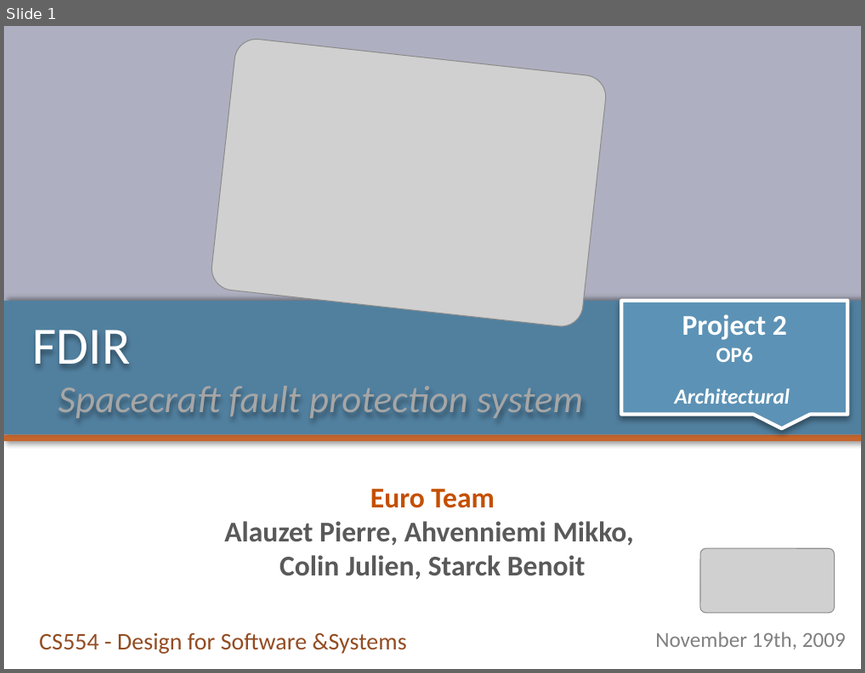
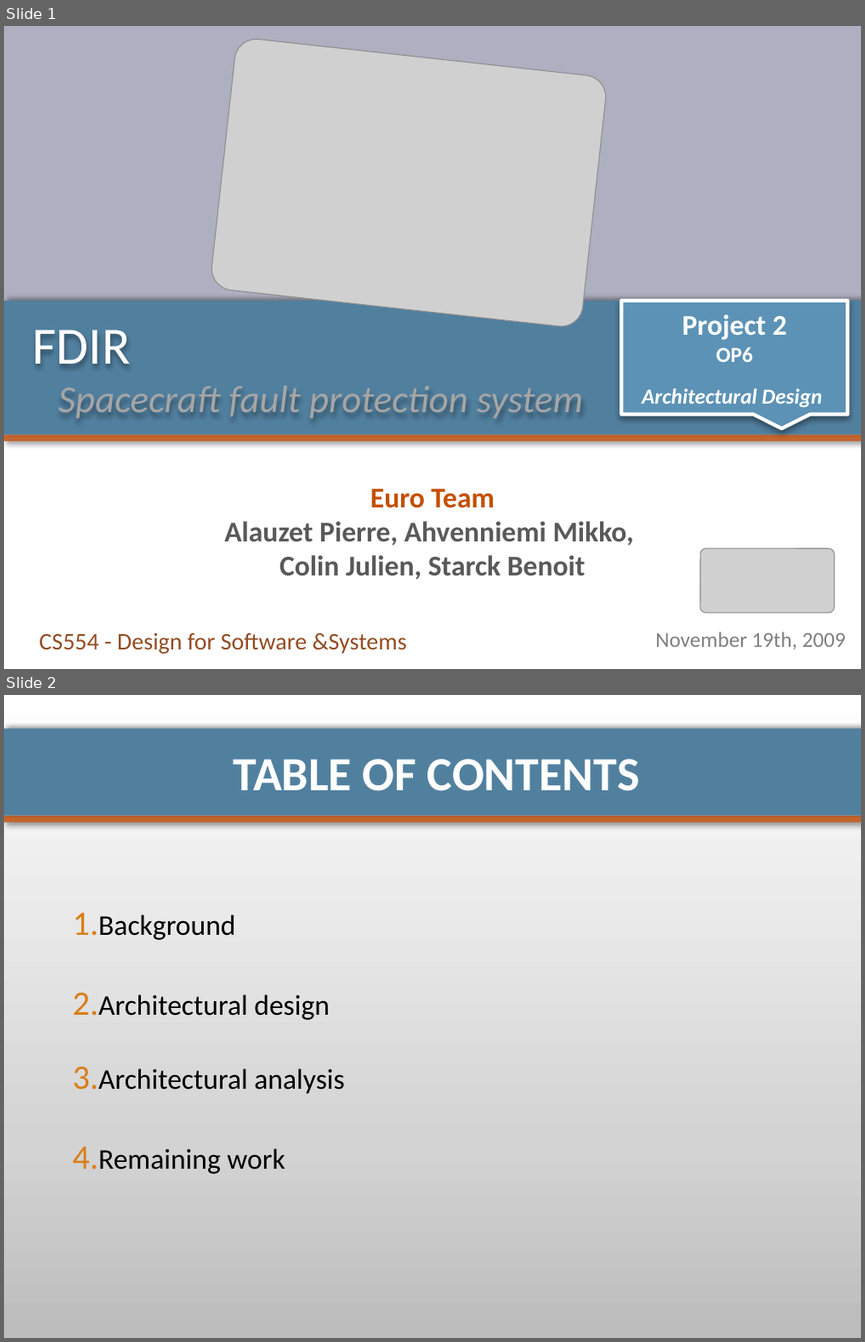
Before and after one commit to pierrealauzet/euroteam, a slide deck: Project 2/Part3/CS554_EuroTeam_Project2_OP6.pptx. Shown one above the other, each under a label of ours: slide 1 before the commit, slides 1 and 2 after it. The pictures are 865x673 and 865x1342 pixels, drawn with LibreOffice and Linux fonts; fonts in the diff are those of the drawing; grey boxes stand for pictures. Boxes give left, top, right and bottom in pixels: in the first picture for what was removed or moved away, otherwise in the second. Text is boxed around its words. In the diff, an @@ line names an element or a change of style, - is before the commit and + after.

```diff
--- a/Project 2/Part3/CS554_EuroTeam_Project2_OP6.pptx
+++ b/Project 2/Part3/CS554_EuroTeam_Project2_OP6.pptx
@@ slide 2 added at box(4, 695, 861, 1338), background gradient #BDBDBD to #D3D3D3 to #FFFFFF @@
@@ rectangle added at box(4, 728, 861, 816), fill #5181A0 @@
@@ title added at box(234, 759, 640, 791), 40 pt, text #FFFFFF, bold @@
+TABLE OF CONTENTS
@@ rectangle added at box(4, 816, 861, 823), fill #C4652D @@
@@ text added at box(98, 914, 344, 1174), 24 pt, text #000000 @@
+1. Background
+2. Architectural design
+3. Architectural analysis
+4. Remaining work
@@ slide 1 changed as well @@
@@ text in speech box at box(642, 388, 822, 407): text changed @@
-Architectural
+Architectural Design
```
Also in this commit, not shown: 4 other slides changed, 13 other slides added.
